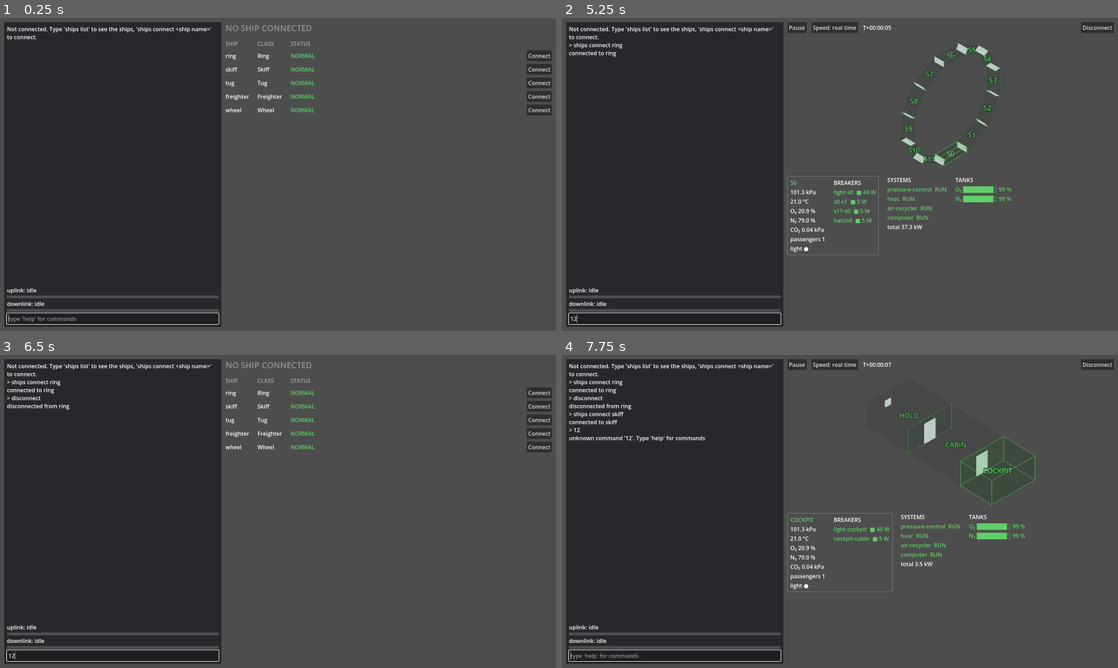
Above: before the commit, frames 1-4 (two rows, left to right).
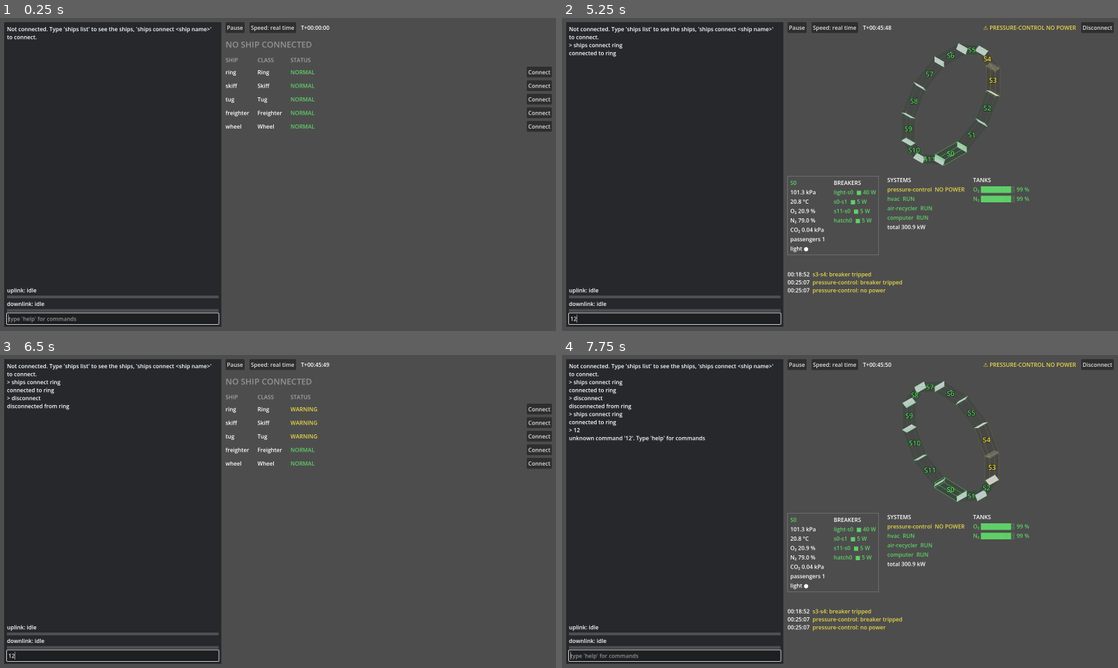
Above: after the commit, the same moments.

Repository: mvbrock/accretionism
Game: Godot game, scene res://scenes/main.tscn
Same seed, same stepped clock (60 frames per second), same inputs: the game is played once before the commit and once after it.
Inputs (mouse positions are in pixels of both pictures, inside the frame that each line leads up to):
- Up to frame 1 (0.25 s): no input
- Up to frame 2 (5.25 s): click (673, 318) at 0.52 s; type "12" at 0.6 s; click (795, 27) at 1.25 s, where only the run after the commit has a clickable "Pause"; click (795, 27) at 2 s, where only the run after the commit has a clickable "Play"; click (834, 27) at 2.75 s, where only the run after the commit has a clickable "Speed: real time"; click (834, 27) at 3.5 s, where only the run after the commit has a clickable "Speed: 1 min/s"; click (834, 27) at 4.25 s, where only the run after the commit has a clickable "Speed: 1 hour/s"; click "Connect" at 5 s
- Up to frame 3 (6.5 s): click "Disconnect" at 5.75 s
- Up to frame 4 (7.75 s): click "Connect" at 6.5 s; tap Enter at 7.25 s; drag from (951, 442) to (895, 442) at 7.27 s

The runs differ from the first frame. In frame 1, 2.2% of the frame differs, in the area x 40-100%, y 1-37%; in frame 2, 1.2%; in frame 3, 2.2%; in frame 4, 3.1%, in the area x 7-93%, y 2-89%.

Commit message:
console: the clock bar shows while disconnected
ClockBar is its own control. The dashboard and the ship table each
have one, so Pause/Play, Speed and the sim time stay in the same place
whether or not a ship is connected; the alarm and Disconnect show only
while connected.

Co-Authored-By: Claude Opus 5.5 <noreply@anthropic.com>

Diff:
--- a/prototypes/console/scripts/fleet.gd
+++ b/prototypes/console/scripts/fleet.gd
@@ -27,6 +27,11 @@
 	})
 
 
+## Every ship runs on the one clock, so any ship's time is the fleet's; 0 with no ships.
+func time_s() -> float:
+	return (ships.values()[0] as Ship).time_s if not ships.is_empty() else 0.0
+
+
 func names() -> PackedStringArray:
 	return PackedStringArray(ships.keys())
 
--- /dev/null
+++ b/prototypes/console/scripts/ui/clock_bar.gd
@@ -0,0 +1,52 @@
+class_name ClockBar
+extends HBoxContainer
+## The bar across the top of the dashboard side: Pause/Play, Speed and the sim time, then the most
+## serious alarm and a Disconnect button, which show only while connected.
+
+signal pause_pressed
+signal speed_pressed
+signal disconnect_pressed
+
+var pause_button: Button
+var speed_button: Button
+var disconnect_button: Button
+var clock_label: Label
+var alarm_label: Label
+
+
+func _init(connected: bool) -> void:
+	add_theme_constant_override("separation", 14)
+	pause_button = _button(pause_pressed)
+	speed_button = _button(speed_pressed)
+	clock_label = Label.new()
+	alarm_label = Label.new()
+	alarm_label.size_flags_horizontal = Control.SIZE_EXPAND_FILL
+	alarm_label.horizontal_alignment = HORIZONTAL_ALIGNMENT_RIGHT
+	disconnect_button = _button(disconnect_pressed)
+	disconnect_button.text = "Disconnect"
+	disconnect_button.visible = connected
+	for node in [pause_button, speed_button, clock_label, alarm_label, disconnect_button]:
+		add_child(node)
+
+
+func show_clock(clock: SimClock) -> void:
+	pause_button.text = "Play" if clock.paused else "Pause"
+	speed_button.text = "Speed: %s" % clock.speed_label()
+
+
+func show_time(time_s: float) -> void:
+	clock_label.text = DashboardModel.clock_text(time_s)
+
+
+## `alarm` is DashboardModel.top_alarm's: its text, empty when there is none, and its level.
+func show_alarm(alarm: Dictionary) -> void:
+	alarm_label.text = "⚠ " + alarm.text if alarm.text != "" else ""
+	alarm_label.add_theme_color_override("font_color", DashboardView.status_color(alarm.level))
+
+
+## No focus, so clicking it never takes the command line's focus away.
+func _button(pressed_signal: Signal) -> Button:
+	var button := Button.new()
+	button.focus_mode = Control.FOCUS_NONE
+	button.pressed.connect(func() -> void: pressed_signal.emit())
+	return button
--- a/prototypes/console/scripts/ui/dashboard_view.gd
+++ b/prototypes/console/scripts/ui/dashboard_view.gd
@@ -4,11 +4,8 @@
 ## systems, breakers, tanks and the log. Built in code; show_ship() redraws it
 ## from a Ship.
 
-signal pause_pressed
-signal speed_pressed
 signal room_clicked(room_id: String)
 signal room_selected
-signal disconnect_pressed
 
 const GREEN := Color("5fd068")
 const YELLOW := Color("e8d84a")
@@ -23,17 +20,12 @@
 const LOG_SHARE := 0.5
 const ROOM_READING_KEYS := ["pressure", "temperature", "o2", "n2", "co2", "passengers", "light"]
 
-var clock_bar: HBoxContainer
-var pause_button: Button
-var speed_button: Button
-var disconnect_button: Button
+var clock_bar: ClockBar
 var ship_view: ShipView3D
 var panels: Control
 ## The id of the room the ROOM panel shows; "" until a ship is shown.
 var selected_room := ""
 var room_heading: Label
-var _clock_label: Label
-var _alarm_label: Label
 var _room_labels := {}
 var _system_labels := {}
 var _breaker_labels := {}
@@ -46,7 +38,7 @@
 
 func _init() -> void:
 	add_theme_constant_override("separation", 10)
-	clock_bar = _build_clock_bar()
+	clock_bar = ClockBar.new(true)
 	add_child(clock_bar)
 	panels = _build_panels()
 	var panels_scroll := ScrollContainer.new()
@@ -65,11 +57,6 @@
 	add_child(_log)
 
 
-func show_clock(clock: SimClock) -> void:
-	pause_button.text = "Play" if clock.paused else "Pause"
-	speed_button.text = "Speed: %s" % clock.speed_label()
-
-
 func show_ship(ship: Ship) -> void:
 	if ship_view == null:
 		ship_view = ShipView3D.new(ship)
@@ -80,10 +67,8 @@
 		move_child(ship_view, 1)
 		_build_breaker_labels(ship)
 		selected_room = ship.rooms[0].id
-	_clock_label.text = DashboardModel.clock_text(ship.time_s)
-	var alarm := DashboardModel.top_alarm(ship)
-	_alarm_label.text = "⚠ " + alarm.text if alarm.text != "" else ""
-	_alarm_label.add_theme_color_override("font_color", status_color(alarm.level))
+	clock_bar.show_time(ship.time_s)
+	clock_bar.show_alarm(DashboardModel.top_alarm(ship))
 	ship_view.show_ship(ship, selected_room)
 	_show_room_panel(DashboardModel.room_tile(ship, selected_room))
 	for id in _system_labels:
@@ -106,30 +91,6 @@
 func select_room(room_id: String) -> void:
 	selected_room = room_id
 	room_selected.emit()
-
-
-func _build_clock_bar() -> HBoxContainer:
-	var bar := HBoxContainer.new()
-	bar.add_theme_constant_override("separation", 14)
-	pause_button = _clock_button(pause_pressed)
-	speed_button = _clock_button(speed_pressed)
-	_clock_label = Label.new()
-	_alarm_label = Label.new()
-	_alarm_label.size_flags_horizontal = Control.SIZE_EXPAND_FILL
-	_alarm_label.horizontal_alignment = HORIZONTAL_ALIGNMENT_RIGHT
-	disconnect_button = _clock_button(disconnect_pressed)
-	disconnect_button.text = "Disconnect"
-	for node in [pause_button, speed_button, _clock_label, _alarm_label, disconnect_button]:
-		bar.add_child(node)
-	return bar
-
-
-## No focus, so clicking it never takes the command line's focus away.
-func _clock_button(pressed_signal: Signal) -> Button:
-	var button := Button.new()
-	button.focus_mode = Control.FOCUS_NONE
-	button.pressed.connect(func() -> void: pressed_signal.emit())
-	return button
 
 
 ## One label per breaker of the ship; _show_breakers lists some of them.
--- a/prototypes/console/scripts/ui/main.gd
+++ b/prototypes/console/scripts/ui/main.gd
@@ -79,11 +79,12 @@
 	console.link_status.show_link(link)
 	ship_table.visible = ship == null
 	if ship == null:
+		ship_table.clock_bar.show_clock(clock)
 		ship_table.show_fleet(fleet)
 		overlay.visible = false
 		stale_label.visible = false
 		return
-	dashboard.show_clock(clock)
+	dashboard.clock_bar.show_clock(clock)
 	match (ship.systems[Ship.COMPUTER_ID] as SystemUnit).state:
 		SystemUnit.State.BOOTING:
 			overlay.visible = true
@@ -142,6 +143,8 @@
 	ship_table = ShipTable.new(fleet)
 	ship_table.set_anchors_and_offsets_preset(Control.PRESET_TOP_WIDE)
 	ship_table.connect_pressed.connect(func(ship_name: String) -> void: run_line("ships connect " + ship_name))
+	ship_table.clock_bar.pause_pressed.connect(_toggle_pause)
+	ship_table.clock_bar.speed_pressed.connect(_next_speed)
 	stage.add_child(ship_table)
 	overlay = _make_banner(OVERLAY_TEXT, Control.PRESET_FULL_RECT, 48)
 	overlay.add_theme_stylebox_override("normal", _scrim())
@@ -165,13 +168,13 @@
 	dashboard.set_anchors_preset(Control.PRESET_FULL_RECT)
 	stage.add_child(dashboard)
 	stage.move_child(dashboard, 0)
-	dashboard.pause_pressed.connect(_toggle_pause)
-	dashboard.speed_pressed.connect(_next_speed)
-	dashboard.disconnect_pressed.connect(run_line.bind("disconnect"))
+	dashboard.clock_bar.pause_pressed.connect(_toggle_pause)
+	dashboard.clock_bar.speed_pressed.connect(_next_speed)
+	dashboard.clock_bar.disconnect_pressed.connect(run_line.bind("disconnect"))
 	dashboard.room_clicked.connect(_on_room_clicked)
 	dashboard.room_selected.connect(refresh)
 	dashboard.clock_bar.resized.connect(_leave_clock_bar_uncovered)
-	dashboard.show_clock(clock)
+	dashboard.clock_bar.show_clock(clock)
 	dashboard.show_ship(ship)
 
 
--- a/prototypes/console/scripts/ui/ship_table.gd
+++ b/prototypes/console/scripts/ui/ship_table.gd
@@ -1,6 +1,6 @@
 class_name ShipTable
 extends VBoxContainer
-## What the dashboard side shows while the console is disconnected: one row per ship with its
+## What the dashboard side shows while the console is disconnected: the clock bar, then one row per ship with its
 ## name, class, status and a Connect button. The status is the worst level anywhere on the ship,
 ## NORMAL, WARNING, DANGER or CRITICAL, and show_fleet() refreshes it.
 
@@ -10,6 +10,7 @@
 const HEADINGS := ["SHIP", "CLASS", "STATUS", ""]
 const HEADING_COLOR := Color(1, 1, 1, 0.5)
 
+var clock_bar: ClockBar
 var grid: GridContainer
 var _status_labels := {}
 var _connect_buttons := {}
@@ -17,6 +18,8 @@
 
 func _init(fleet: Fleet) -> void:
 	add_theme_constant_override("separation", 16)
+	clock_bar = ClockBar.new(false)
+	add_child(clock_bar)
 	var title := Label.new()
 	title.text = TITLE
 	title.add_theme_font_size_override("font_size", 24)
@@ -46,6 +49,7 @@
 
 
 func show_fleet(fleet: Fleet) -> void:
+	clock_bar.show_time(fleet.time_s())
 	for ship_name in _status_labels:
 		var level := DashboardModel.ship_level(fleet.ships[ship_name])
 		var label: Label = _status_labels[ship_name]
--- a/prototypes/console/tests/test_main_scene.gd
+++ b/prototypes/console/tests/test_main_scene.gd
@@ -77,7 +77,7 @@
 	assert_true(main.stale_label.visible, "STALE shows")
 	assert_true(main.dashboard.ship_view.room_box("cargo") != null, "the rooms are drawn")
 	assert_true(main.dashboard.room_heading.text == "COCKPIT", "the ROOM panel has a room, got '%s'" % main.dashboard.room_heading.text)
-	assert_true(main.dashboard._clock_label.text != "", "the clock shows")
+	assert_true(main.dashboard.clock_bar.clock_label.text != "", "the clock shows")
 
 
 func test_clicks_reach_the_new_dashboard_after_a_reconnect() -> void:
@@ -123,7 +123,7 @@
 
 func test_disconnect_button_disconnects() -> void:
 	var main := _main()
-	main.dashboard.disconnect_button.pressed.emit()
+	main.dashboard.clock_bar.disconnect_button.pressed.emit()
 	assert_true(main.ship == null, "no ship is connected")
 	assert_true(main.ship_table.visible, "the ship table is back")
 	assert_true(main.console.scrollback.get_parsed_text().contains("> disconnect"), "the command echoes")
@@ -133,7 +133,7 @@
 	var main := _main()
 	main.ship.transmission_s = 10.0
 	main.console.line_submitted.emit("door open hatch")
-	main.dashboard.disconnect_button.pressed.emit()
+	main.dashboard.clock_bar.disconnect_button.pressed.emit()
 	assert_true(main.ship == null, "disconnected at once")
 	assert_true(main.ship_table.visible, "the ship table is back")
 
@@ -450,11 +450,27 @@
 	assert_true(main.clock.paused, "Space without focus pauses")
 
 
+func test_clock_bar_shows_and_works_while_disconnected() -> void:
+	var main := _disconnected_main()
+	var bar := main.ship_table.clock_bar
+	assert_true(bar.is_visible_in_tree(), "the clock bar shows")
+	assert_true(not bar.disconnect_button.visible, "there is nothing to disconnect from")
+	var was_paused := main.clock.paused
+	bar.pause_pressed.emit()
+	assert_true(main.clock.paused != was_paused, "Pause/Play toggles the clock")
+	assert_true(bar.pause_button.text == ("Play" if main.clock.paused else "Pause"), "got '%s'" % bar.pause_button.text)
+	bar.speed_pressed.emit()
+	assert_true(main.clock.speed_index == 1 and bar.speed_button.text == "Speed: 1 min/s", "got '%s'" % bar.speed_button.text)
+	main.clock.paused = false
+	main._process(1.0)
+	assert_true(bar.clock_label.text == "T+00:01:00", "the sim time runs, got '%s'" % bar.clock_label.text)
+
+
 func test_clock_bar_buttons() -> void:
 	var main := _main()
-	main.dashboard.pause_pressed.emit()
+	main.dashboard.clock_bar.pause_pressed.emit()
 	assert_true(main.clock.paused, "Pause pauses")
-	main.dashboard.speed_pressed.emit()
+	main.dashboard.clock_bar.speed_pressed.emit()
 	assert_true(main.clock.speed_index == 1, "Speed steps to 1 min/s")
 	main.set_process(true)
 	main.clock.paused = false
@@ -511,11 +527,11 @@
 	main.clock.speed_index = 2
 	main.clock.paused = false
 	main.refresh()
-	assert_true(main.dashboard.pause_button.text == "Pause", "playing offers Pause, got '%s'" % main.dashboard.pause_button.text)
-	assert_true(main.dashboard.speed_button.text == "Speed: 1 hour/s", "speed shows 1 hour/s, got '%s'" % main.dashboard.speed_button.text)
+	assert_true(main.dashboard.clock_bar.pause_button.text == "Pause", "playing offers Pause, got '%s'" % main.dashboard.clock_bar.pause_button.text)
+	assert_true(main.dashboard.clock_bar.speed_button.text == "Speed: 1 hour/s", "speed shows 1 hour/s, got '%s'" % main.dashboard.clock_bar.speed_button.text)
 	main.clock.paused = true
 	main.refresh()
-	assert_true(main.dashboard.pause_button.text == "Play", "paused offers Play, got '%s'" % main.dashboard.pause_button.text)
+	assert_true(main.dashboard.clock_bar.pause_button.text == "Play", "paused offers Play, got '%s'" % main.dashboard.clock_bar.pause_button.text)
 
 
 func _status(main: Main) -> LinkStatus:
@@ -571,7 +587,7 @@
 	own(dashboard)
 	dashboard.set_anchors_preset(Control.PRESET_TOP_LEFT)
 	dashboard.size = Vector2(900, 900)
-	dashboard.show_clock(SimClock.new())
+	dashboard.clock_bar.show_clock(SimClock.new())
 	dashboard.show_ship(WheelShip.new())
 	await tree.process_frame
 	await tree.process_frame
Not shown, added: prototypes/console/scripts/ui/clock_bar.gd.uid
Not shown, changed: prototypes/console/docs/design.md
